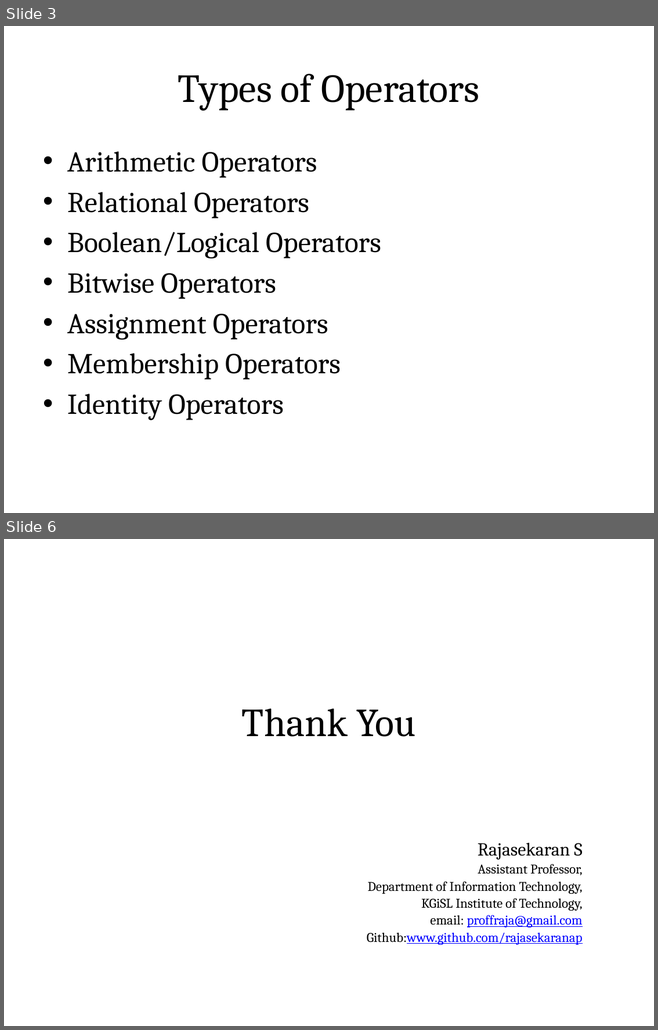
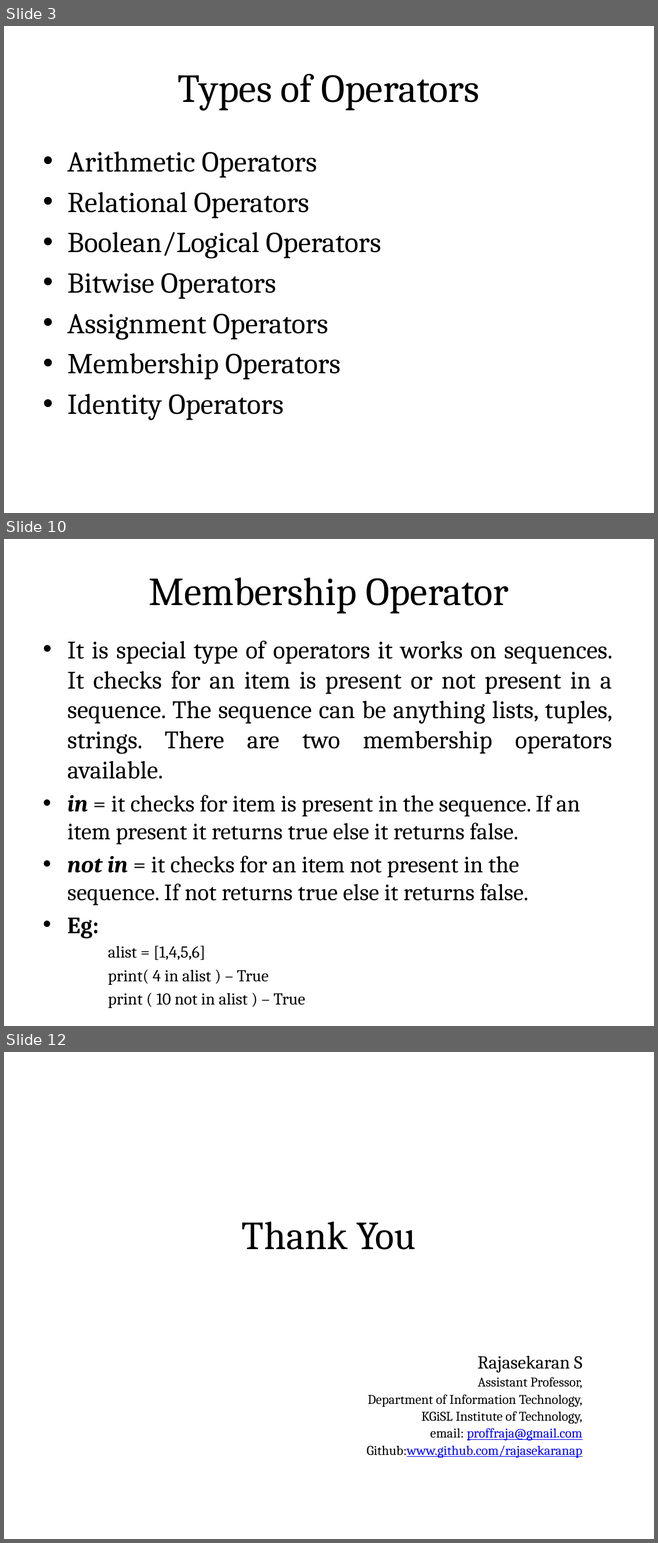
Before and after one commit to rajasekaran36/GE8151-Problem-Solving-and-Python-Programming, a slide deck: Slides/Unit 2/GE8151-U2-2-Operators.pptx. Shown one above the other, each under a label of ours: slides 3 and 6 before the commit, slides 3, 10 and 12 after it; the slides between them are not shown. The pictures are 658x1030 and 658x1543 pixels, drawn with LibreOffice and Linux fonts; fonts in the diff are those of the drawing. Boxes give left, top, right and bottom in pixels: in the first picture for what was removed or moved away, otherwise in the second. Text is boxed around its words. In the diff, an @@ line names an element or a change of style, - is before the commit and + after.

```diff
--- a/Slides/Unit 2/GE8151-U2-2-Operators.pptx
+++ b/Slides/Unit 2/GE8151-U2-2-Operators.pptx
@@ slide 10 added at [4, 539, 654, 1026], background #FFFFFF @@
@@ title added at [36, 559, 621, 620], fill gradient #DAFDA7 to #E4FCC2 to #F5FFE7, outline #98B955 0.75 pt, 44 pt, text #000000 @@
+Membership Operator
@@ text added at [67, 641, 612, 985], 27.8 pt, text #000000 @@
+• It is special type of operators it works on sequences. It checks for an item is present or not present in a sequence. The sequence can be anything lists, tuples, strings. There are two membership operators available.
+• in = it checks for item is present in the sequence. If an item present it returns true else it returns false.
+• not in = it checks for an item not present in the sequence. If not returns true else it returns false.
+• Eg:
+    alist = [1,4,5,6]
+    print( 4 in alist ) – True
+    print ( 10 not in alist ) – True
@@ what was slide 6 is now slide 12 @@
```
Also in this commit, not shown: 2 slides changed, 5 other slides added, 30 other files.
